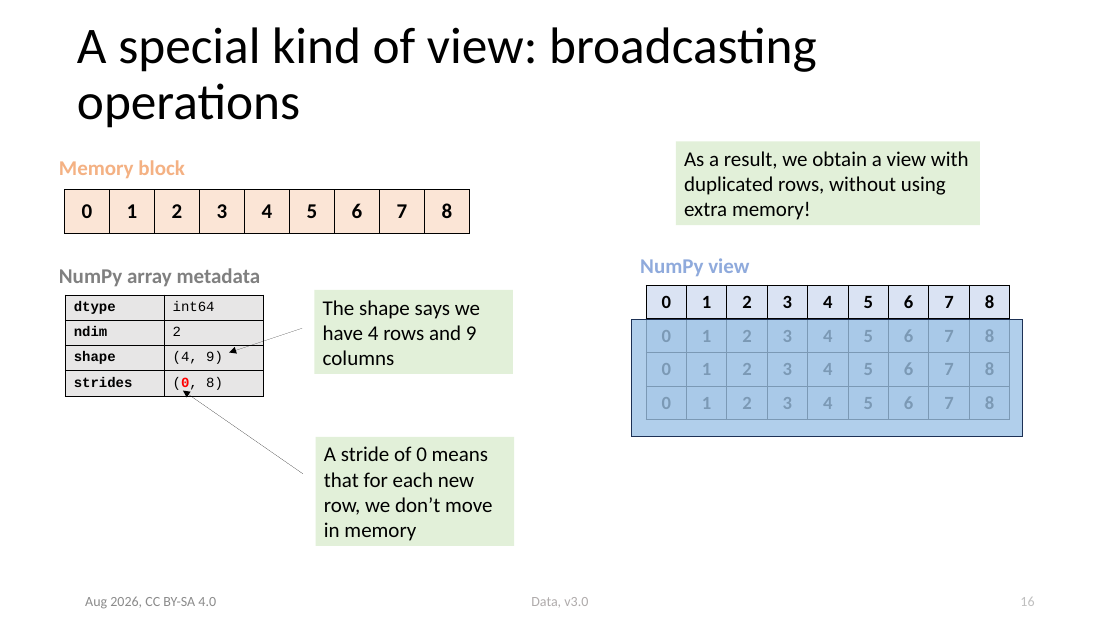
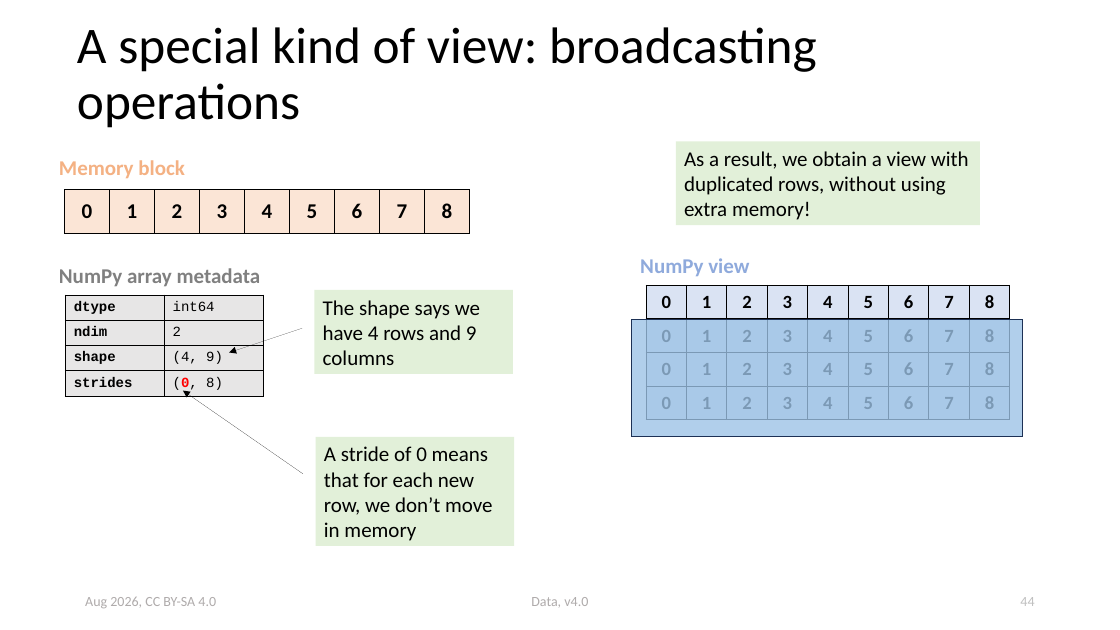
Before and after one commit to ASPP/data_class, a slide deck: slide 44 of numpy.pptx (slide 16 before the commit). Drawn at 1120x630 pixels with LibreOffice and Linux fonts; fonts in the diff are those of the drawing. Boxes give left, top, right and bottom in pixels: in the first picture for what was removed or moved away, otherwise in the second. Text is boxed around its words. In the diff, an @@ line names an element or a change of style, - is before the commit and + after.

```diff
--- a/numpy.pptx
+++ b/numpy.pptx
@@ text "Aug 2026, CC BY-SA 4.0" at [85, 597, 216, 608]: text colour #8B8B8B to #AFABAB @@
@@ text at [531, 597, 588, 607]: text changed @@
-Data, v3.0
+Data, v4.0
@@ page number at [1020, 597, 1034, 606]: text changed @@
-16
+44
```
Also in this commit, not shown: 41 other slides changed, 3 slides added, 1 slide removed.
